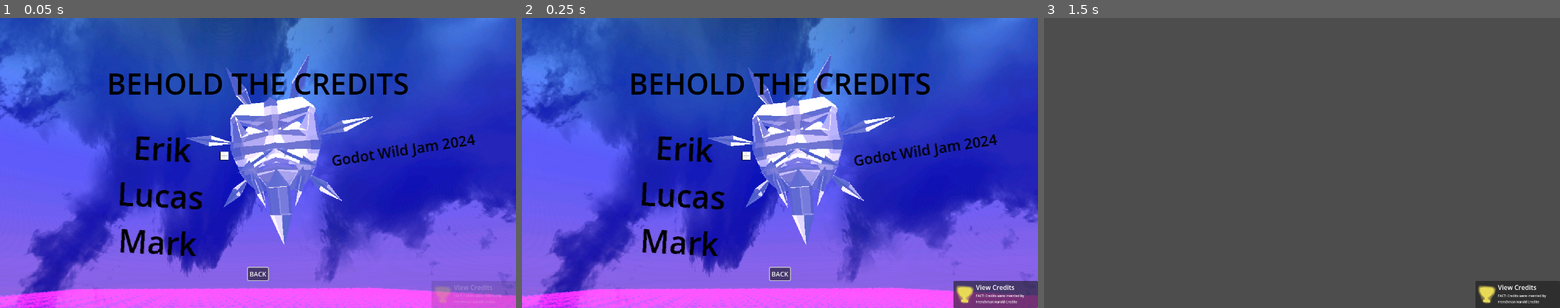
Above: before the commit, frames 1-3 (left to right).
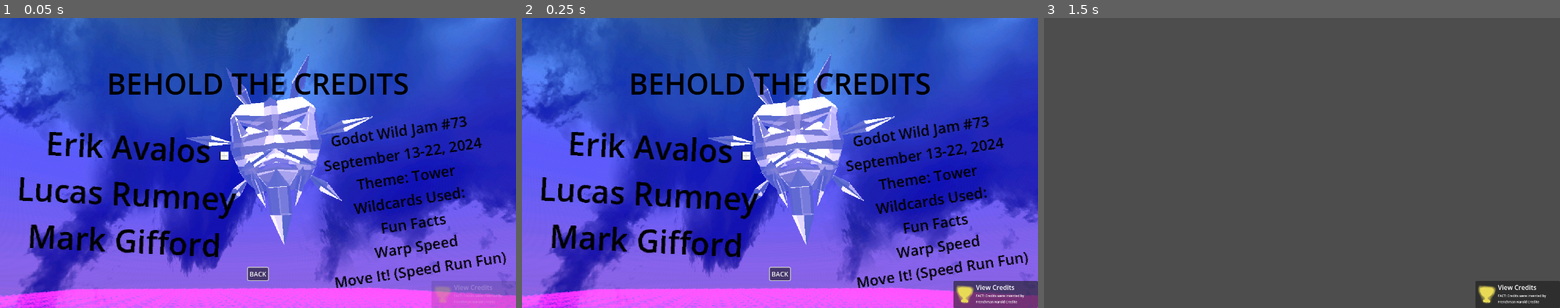
Above: after the commit, the same moments.

Repository: lucasrumney94/GodotGoneWild
Game: Godot game, scene res://UI/credits.tscn
Same seed, same stepped clock (60 frames per second), same inputs: the game is played once before the commit and once after it. This scene is started directly instead of the project's main scene. The engine's default icon, where the game draws it, is replaced by a stand-in: a white triangle on a blue panel in a dark square. A sky picture missing from this copy of the repository is replaced by a grey-blue gradient.
Inputs (mouse positions are in pixels of both pictures, inside the frame that each line leads up to):
- Up to frame 1 (0.05 s): no input
- Up to frame 2 (0.25 s): no input
- Up to frame 3 (1.5 s): move the mouse to (1415, 148) at 0.52 s; hold D (move_right) 0.53-1.25 s; click (1415, 148) at 0.6 s; click "BACK" at 1.25 s

The runs differ from the first frame. In frame 1, 7.5% of the frame differs, in the area x 3-99%, y 33-94%; in frame 2, 7.5%; in frame 3, nothing differs.

Commit message:
filled out credits

Diff:
--- a/godot-wild-tower/UI/credits.tscn
+++ b/godot-wild-tower/UI/credits.tscn
@@ -56,10 +56,10 @@
 anchors_preset = 4
 anchor_top = 0.5
 anchor_bottom = 0.5
-offset_left = 300.0
-offset_top = -94.405
-offset_right = 407.0
-offset_bottom = 75.595
+offset_left = 51.0
+offset_top = -107.0
+offset_right = 323.0
+offset_bottom = 63.0
 grow_vertical = 2
 rotation = 0.0506145
 scale = Vector2(2, 2)
@@ -68,21 +68,21 @@
 layout_mode = 2
 theme_override_colors/font_color = Color(0, 0, 0, 1)
 theme_override_font_sizes/font_size = 39
-text = "Erik"
+text = "Erik Avalos"
 horizontal_alignment = 1
 
 [node name="Label2" type="Label" parent="Control/VBoxContainer"]
 layout_mode = 2
 theme_override_colors/font_color = Color(0, 0, 0, 1)
 theme_override_font_sizes/font_size = 39
-text = "Lucas"
+text = "Lucas Rumney"
 horizontal_alignment = 1
 
 [node name="Label3" type="Label" parent="Control/VBoxContainer"]
 layout_mode = 2
 theme_override_colors/font_color = Color(0, 0, 0, 1)
 theme_override_font_sizes/font_size = 39
-text = "Mark"
+text = "Mark Gifford"
 horizontal_alignment = 1
 
 [node name="VBoxContainer2" type="VBoxContainer" parent="Control"]
@@ -92,10 +92,10 @@
 anchor_top = 0.5
 anchor_right = 1.0
 anchor_bottom = 0.5
-offset_left = -580.0
-offset_top = -13.0
-offset_right = -280.0
-offset_bottom = 13.0
+offset_left = -590.0
+offset_top = -60.0
+offset_right = -290.0
+offset_bottom = 140.0
 grow_horizontal = 0
 grow_vertical = 2
 rotation = -0.151844
@@ -105,7 +105,14 @@
 layout_mode = 2
 theme_override_colors/font_color = Color(0, 0, 0, 1)
 theme_override_font_sizes/font_size = 18
-text = "Godot Wild Jam 2024"
+text = "Godot Wild Jam #73
+September 13-22, 2024
+Theme: Tower
+Wildcards Used:
+Fun Facts
+Warp Speed
+Move It! (Speed Run Fun)
+"
 horizontal_alignment = 1
 
 [node name="BackButton" type="Button" parent="Control"]
--- a/godot-wild-tower/UI/level_finish_screen.gd
+++ b/godot-wild-tower/UI/level_finish_screen.gd
@@ -6,11 +6,12 @@
 	%RestartButton.pressed.connect(on_restart_pressed)
 	if MissionControl.current_level < MissionControl.campaign_levels - 1:
 		%NextLevelButton.pressed.connect(on_next_level_pressed)
-	else:
-		#%NextLevelButton.visible = false
+	elif MissionControl.current_level == MissionControl.campaign_level - 1:
 		%NextLevelButton.text = "View Credits"
 		%NextLevelButton.pressed.connect(on_view_credits)
 		%LevelFinishedLabel.text = "You killed God!"
+	else:
+		%NextLevelButton.visible = false
 
 
 func set_completion_time(time: float, is_best: bool):
